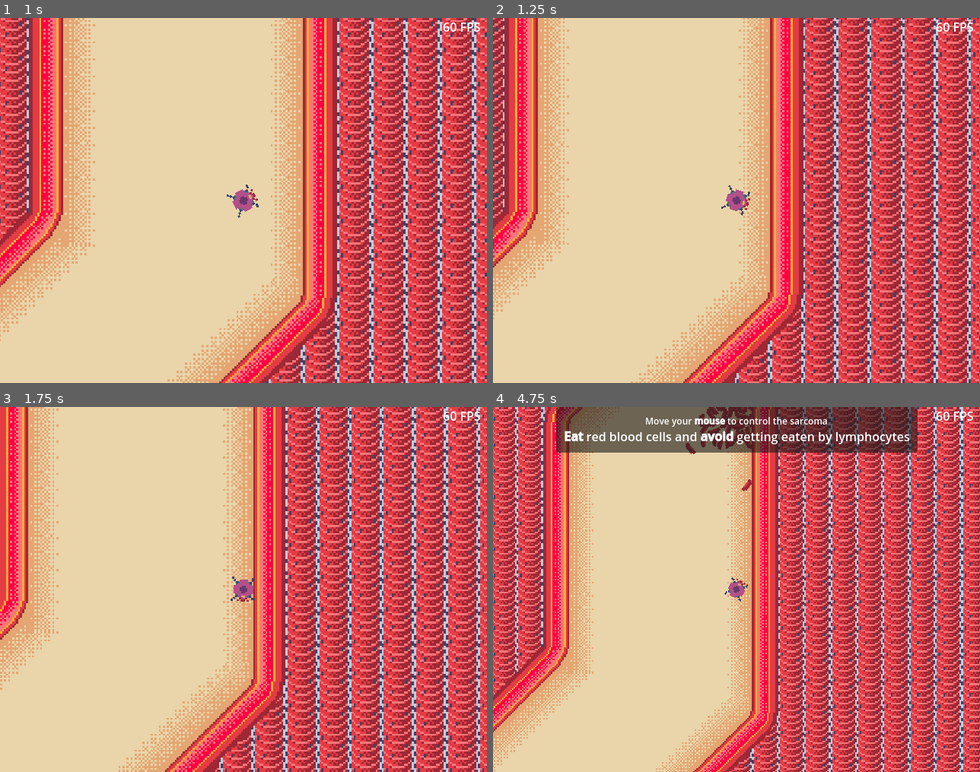
Above: before the commit, frames 1-4 (two rows, left to right).
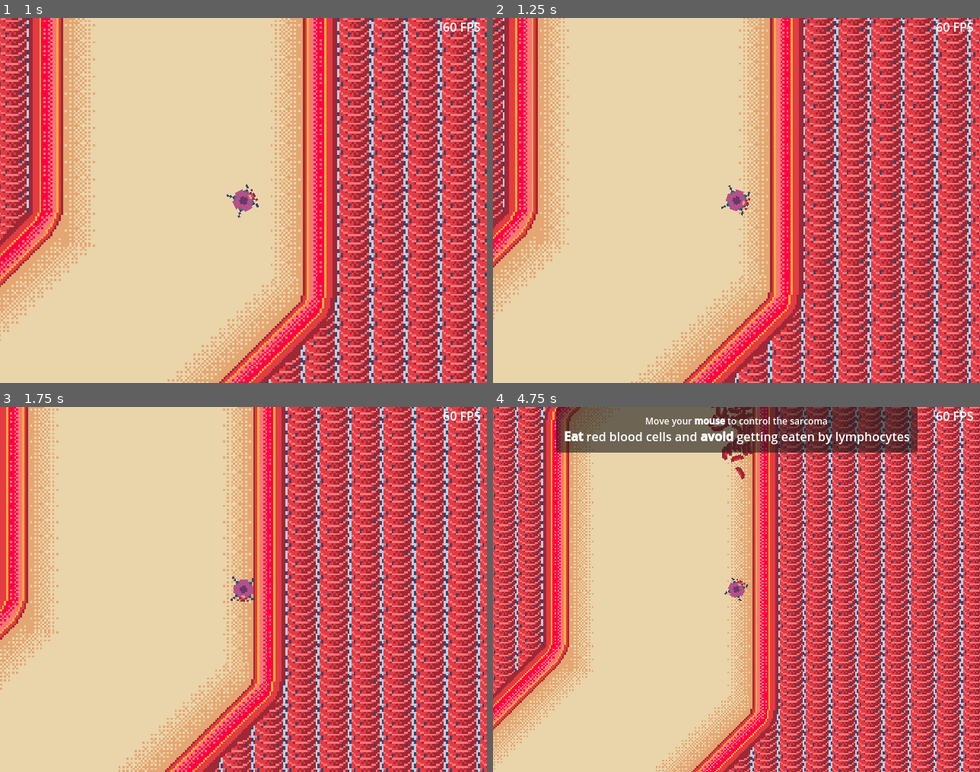
Above: after the commit, the same moments.

Repository: BertrandBordage/Bloody-Sarcoma
Game: Godot game, scene res://level_0.tscn
Same seed, same stepped clock (60 frames per second), same inputs: the game is played once before the commit and once after it.
Inputs (mouse positions are in pixels of both pictures, inside the frame that each line leads up to):
- Up to frame 1 (1 s): move the mouse to (350, 182) at 0.52 s; click (350, 182) at 0.67 s
- Up to frame 2 (1.25 s): no input
- Up to frame 3 (1.75 s): drag from (146, 607) to (258, 593) at 1.27 s
- Up to frame 4 (4.75 s): move the mouse to (785, 509) at 2.02 s; click (785, 509) at 2.17 s; drag from (712, 662) to (736, 589) at 2.77 s; move the mouse to (882, 644) at 3.52 s; click (882, 644) at 3.67 s; drag from (590, 534) to (663, 498) at 4.27 s

Frame 1 is identical in both runs. In frame 2, less than 0.1% of the frame differs, in the area x 1-100%, y 16-17%; in frame 3, 0.2%; in frame 4, 38%, in the area x 0-100%, y 0-100%.

Commit message:
Significantly improve performance by caching most curve computations.

Diff:
--- a/autoload/SpawnedFlow.gd
+++ b/autoload/SpawnedFlow.gd
@@ -5,9 +5,11 @@
 const PATH_SEARCH_OFFSET_INTERVAL: float = 10.0
 const UPSTREAM_VELOCITY_MULTIPLIER = 10.0
 const DOWNSTREAM_VELOCITY_MULTIPLIER = 5.0
+const CLOSEST_CURVE_QUANTIZATION = 20  # pixels
 var spawn_container: Node2D
 var spawned_bodies: Array[RigidBody2D] = []
 var flow_paths: Array[FlowPath] = []
+var visible_flow_paths: Array[FlowPath] = []
 var visible_paths: Array = []
 var player_speed: float = 0.0
 var spawn_exclusion_global_position: Vector2
@@ -36,11 +38,17 @@
 class FlowPath:
     var path: Path2D
     var curve: Curve2D
+    var offset_rounding: float
     var bounding_box: PackedVector2Array
+    var points: Dictionary = {}
+    var directions: Dictionary = {}
 
     func _init(init_path: Path2D):
         path = init_path
         curve = path.curve
+        offset_rounding = round(
+            curve.get_baked_length() / curve.get_baked_points().size()
+        )
         bounding_box = get_bounding_box()
 
     func get_bounding_box() -> PackedVector2Array:
@@ -65,6 +73,24 @@
             Vector2(right, bottom),
             Vector2(left, bottom),
         ])
+
+    func get_closest_offset(point: Vector2):
+        var offset = curve.get_closest_offset(point)
+        return round(offset / offset_rounding) * offset_rounding
+
+    func get_point_and_direction(from_point: Vector2):
+        var quantized_point = round(
+            from_point / CLOSEST_CURVE_QUANTIZATION
+        ) * CLOSEST_CURVE_QUANTIZATION
+        if quantized_point in points:
+            return [points[quantized_point], directions[quantized_point]]
+        var offset = get_closest_offset(from_point)
+        var transform = curve.sample_baked_with_rotation(offset)
+        var point = path.global_position + transform.origin
+        var direction = Vector2.UP.rotated(transform.get_rotation())
+        points[quantized_point] = point
+        directions[quantized_point] = direction
+        return [point, direction]
 
     func is_visible() -> bool:
         return Geometry2D.intersect_polygons(
@@ -170,23 +196,21 @@
 
 
 func get_flow_direction(body: RigidBody2D) -> Vector2:
-    var closest_transform: Transform2D
+    var closest_direction: Vector2
     var closest_distance: float = INF
 
-    for path in visible_paths:
-        var curve: Curve2D = path.curve
-        var offset = curve.get_closest_offset(body.global_position)
-        var transform = curve.sample_baked_with_rotation(offset)
-        var point = path.global_position + transform.origin
+    for flow_path: FlowPath in visible_flow_paths:
+        var point_and_direction = flow_path.get_point_and_direction(body.global_position)
+        var point = point_and_direction[0]
         var distance = (point - body.global_position).length()
         if distance < closest_distance:
-            closest_transform = transform
+            closest_direction = point_and_direction[1]
             closest_distance = distance
 
     if closest_distance == INF:
         return Vector2.UP
 
-    return Vector2.UP.rotated(closest_transform.get_rotation())
+    return closest_direction
 
 
 func move_bodies_in_flow() -> void:
@@ -195,9 +219,12 @@
 
 
 func _process(_delta):
-    visible_paths = flow_paths.filter(
+    visible_flow_paths = flow_paths.filter(
         func (flow_path: FlowPath): return flow_path.is_visible()
-    ).map(func (flow_path: FlowPath): return flow_path.path)
+    )
+    visible_paths = visible_flow_paths.map(
+        func (flow_path: FlowPath): return flow_path.path
+    )
 
     if not spawned_this_frame:
         spawn_random()
